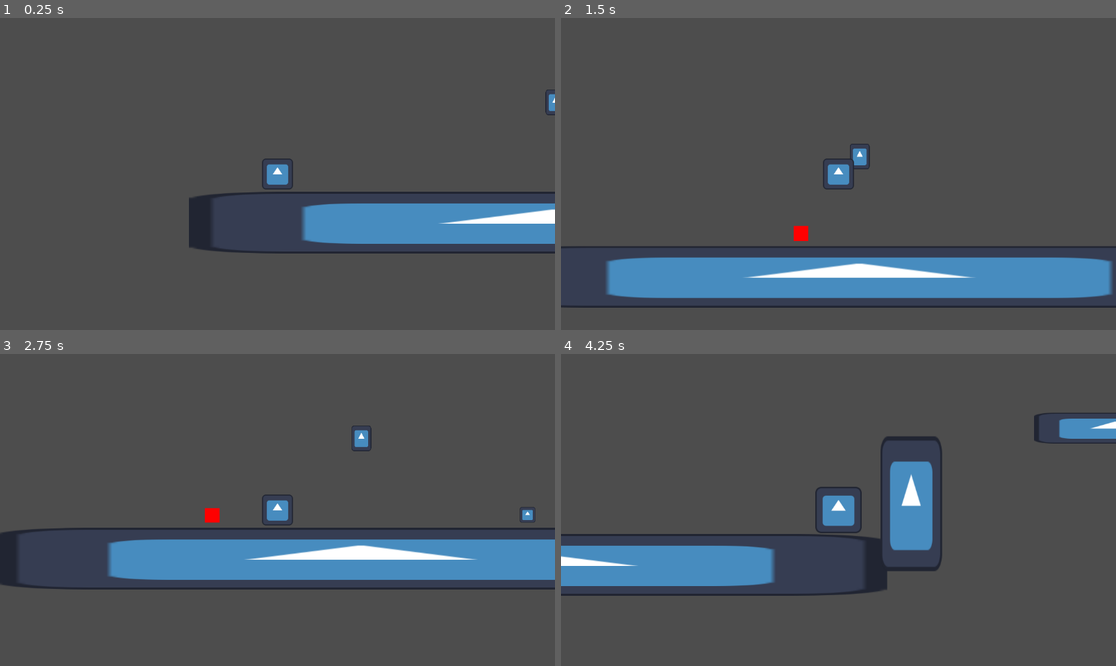
Above: before the commit, frames 1-4 (two rows, left to right).
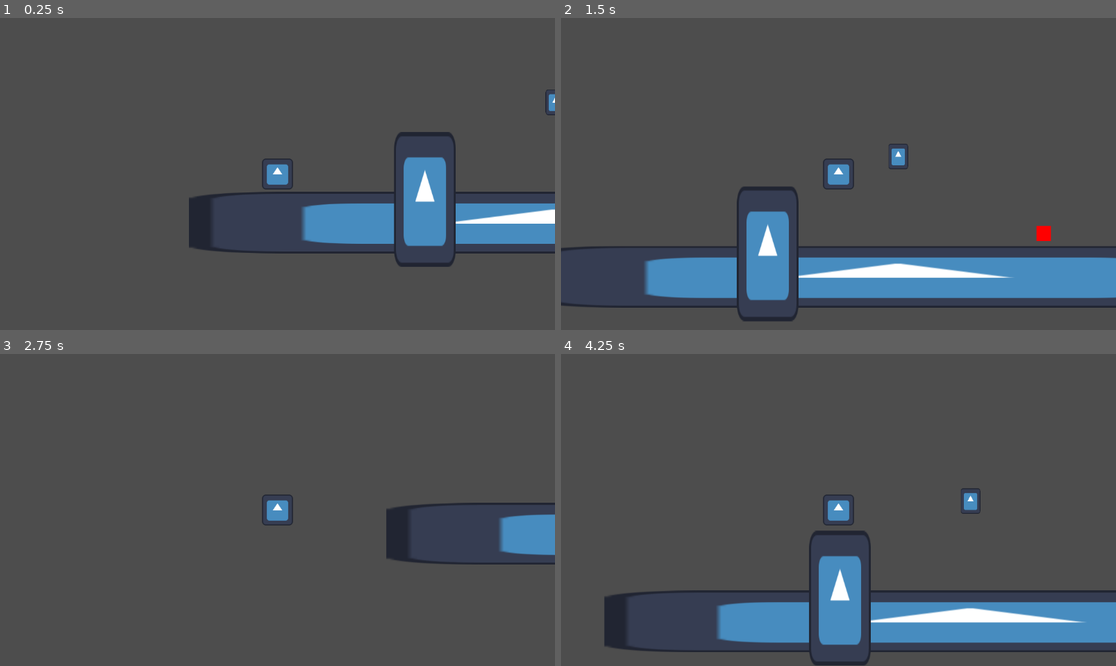
Above: after the commit, the same moments.

Repository: Brian0706/GDDC_Example_Game
Game: Godot game, scene res://Scenes/main.tscn
Same seed, same stepped clock (60 frames per second), same inputs: the game is played once before the commit and once after it. The engine's default icon, where the game draws it, is replaced by a stand-in: a white triangle on a blue panel in a dark square.
Inputs:
- Up to frame 1 (0.25 s): no input
- Up to frame 2 (1.5 s): tap Enter at 0.5 s; hold D (right) from 0.53 s (still down); tap Space (jump) at 0.77 s
- Up to frame 3 (2.75 s): tap Space (jump) at 1.52 s; release D (right) at 2.03 s; hold A (left) from 2.03 s (still down)
- Up to frame 4 (4.25 s): release A (left) at 2.78 s; hold D (right) from 2.78 s (still down); tap Space (jump) at 3.02, 3.77 s

The runs differ from the first frame. In frame 1, 2.2% of the frame differs, in the area x 70-83%, y 36-80%; in frame 2, 4.9%; in frame 3, 14%; in frame 4, 23%, in the area x 0-100%, y 18-100%.

Commit message:
modified colllisions layers

Diff:
--- a/new-game-project/Scenes/basic_enemy.tscn
+++ b/new-game-project/Scenes/basic_enemy.tscn
@@ -7,6 +7,7 @@
 size = Vector2(30, 30)
 
 [node name="BasicEnemy" type="CharacterBody2D" groups=["Enemy"]]
+collision_layer = 2
 script = ExtResource("1_fecjr")
 
 [node name="CollisionShape2D" type="CollisionShape2D" parent="."]
--- a/new-game-project/Scenes/main.tscn
+++ b/new-game-project/Scenes/main.tscn
@@ -31,8 +31,11 @@
 [node name="Wall" parent="." instance=ExtResource("6_21xkr")]
 position = Vector2(1390, 267)
 
+[node name="Wall2" parent="." instance=ExtResource("6_21xkr")]
+position = Vector2(311, 346)
+
 [node name="BasicEnemy" parent="." instance=ExtResource("8_344ge")]
-position = Vector2(685, 283)
+position = Vector2(1109, 314)
 
 [node name="Platform2" parent="." instance=ExtResource("4_344ge")]
 position = Vector2(1814, 115)
--- a/new-game-project/Scenes/platform.tscn
+++ b/new-game-project/Scenes/platform.tscn
@@ -10,6 +10,7 @@
 texture = ExtResource("1_1rc8e")
 
 [node name="Area2D" type="CharacterBody2D" parent="."]
+collision_mask = 7
 
 [node name="CollisionShape2D" type="CollisionShape2D" parent="Area2D"]
 position = Vector2(-0.0842552, -1)
--- a/new-game-project/Scenes/player.tscn
+++ b/new-game-project/Scenes/player.tscn
@@ -20,6 +20,8 @@
 shape = SubResource("RectangleShape2D_0xm2m")
 
 [node name="HitDetection" type="Area2D" parent="."]
+collision_layer = 0
+collision_mask = 7
 
 [node name="CollisionShape2D" type="CollisionShape2D" parent="HitDetection"]
 position = Vector2(0, 0.5)
@@ -32,6 +34,8 @@
 [node name="Camera2D" type="Camera2D" parent="."]
 
 [node name="AttackDetection" type="Area2D" parent="."]
+collision_layer = 0
+collision_mask = 2
 
 [node name="CollisionShape2D" type="CollisionShape2D" parent="AttackDetection"]
 position = Vector2(0, 33)
--- a/new-game-project/Scenes/special_item.tscn
+++ b/new-game-project/Scenes/special_item.tscn
@@ -7,6 +7,7 @@
 size = Vector2(40, 34)
 
 [node name="SpecialItem" type="CharacterBody2D" groups=["Items"]]
+collision_layer = 4
 script = ExtResource("1_1rc0x")
 
 [node name="Sprite2D" type="Sprite2D" parent="."]
